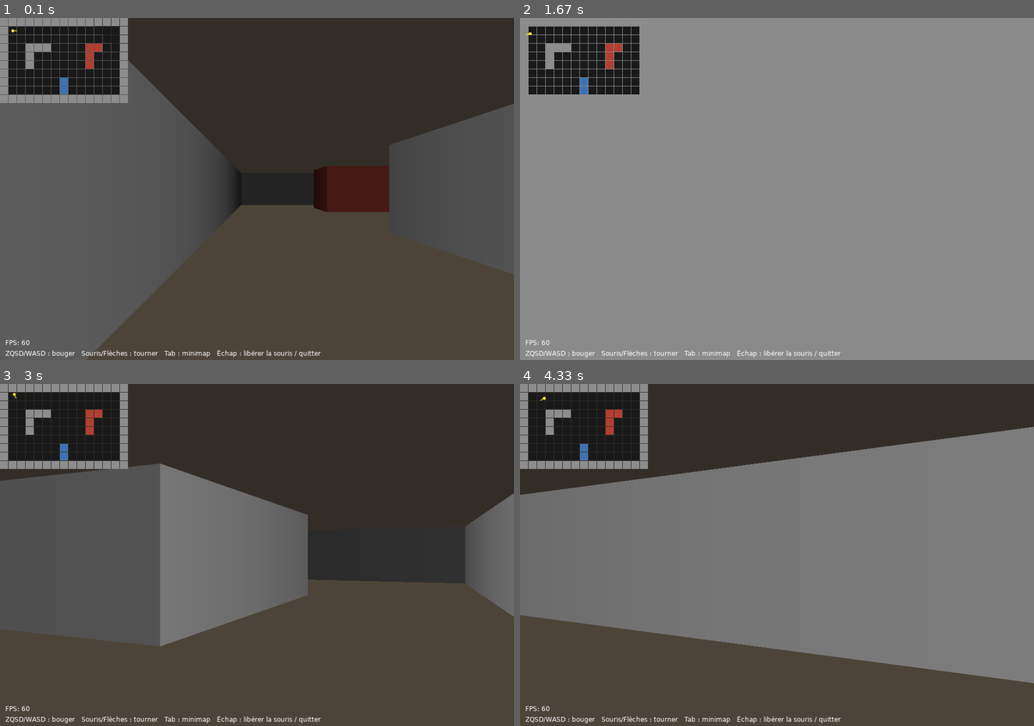
Above: before the commit, frames 1-4 (two rows, left to right).
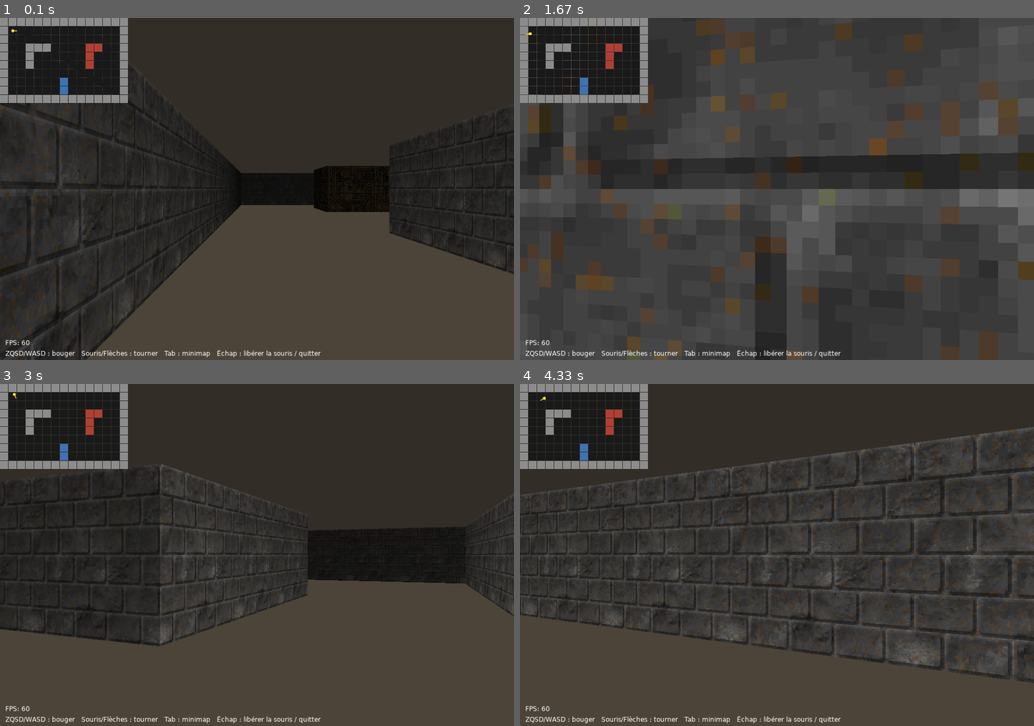
Above: after the commit, the same moments.

Repository: tristan-reig/doom-like
Game: LÖVE game, started from main.lua
Two runs of this game, one before a commit and one after it. Both use one fixed random seed, a clock stepped at 60 frames per second and the inputs below.
Inputs (mouse positions are in pixels of both pictures, inside the frame that each line leads up to):
- Up to frame 1 (0.1 s): no input
- Up to frame 2 (1.67 s): hold Right 0.33-0.8 s; move the mouse to (756, 202) at 0.37 s; hold Up 0.83-1.13 s; move the mouse to (941, 178) at 0.87 s; hold Right 1.17-1.63 s; move the mouse to (653, 192) at 1.2 s
- Up to frame 3 (3 s): hold Left 1.67-2.2 s; move the mouse to (97, 503) at 1.7 s; hold Down 2.23-2.53 s; move the mouse to (334, 435) at 2.27 s; hold Left 2.57-2.97 s; move the mouse to (318, 585) at 2.6 s
- Up to frame 4 (4.33 s): hold Up 3-3.37 s; move the mouse to (787, 438) at 3.03 s; hold Right 3.4-4.03 s; move the mouse to (591, 544) at 3.43 s; hold Down from 4.07 s (still down); move the mouse to (782, 589) at 4.1 s

The runs differ from the first frame. In frame 1, 39% of the frame differs, in the area x 0-100%, y 0-100%; in frame 2, 94%; in frame 3, 31%; in frame 4, 55%.

Commit message:
Textures sur les murs

Diff:
--- a/main.lua
+++ b/main.lua
@@ -15,6 +15,7 @@
 
 function love.load()
     player = Player.new(1.5 * Map.tileSize, 1.5 * Map.tileSize, 0)
+    Raycaster.load()
     setMouseCaptured(true)
 end
 
--- a/src/raycaster.lua
+++ b/src/raycaster.lua
@@ -13,11 +13,9 @@
 
     local mapX, mapY = math.floor(posX), math.floor(posY)
 
-    -- Distance que le rayon parcourt pour traverser une case entière en X ou en Y
-    local deltaX= (dirX == 0) and 1e30 or math.abs(1 / dirX)
-    local deltaY= (dirY == 0) and 1e30 or math.abs(1 / dirY)
+    local deltaX = (dirX == 0) and 1e30 or math.abs(1 / dirX)
+    local deltaY = (dirY == 0) and 1e30 or math.abs(1 / dirY)
 
-    -- Sens du pas et distance jusqu'à la première ligne de la grille
     local stepX, stepY, sideX, sideY
     if dirX < 0 then
         stepX = -1
@@ -34,7 +32,6 @@
         sideY = (mapY + 1 - posY) * deltaY
     end
 
-    -- On avance jusqu'à toucher un mur
     local side, tile = 0, 0
     for _ = 1, 100 do
         if sideX < sideY then
@@ -59,7 +56,46 @@
         dist = sideY - deltaY
     end
 
-    return dist * ts, tile, side
+    local wallX
+    if side == 0 then
+        wallX = posY + dist * dirY
+    else
+        wallX = posX + dist * dirX
+    end
+    wallX = wallX - math.floor(wallX)
+
+    -- On retourne la texture sur certaines faces pour qu'elle ne soit pas en miroir
+    if (side == 0 and dirX < 0) or (side == 1 and dirY > 0) then
+        wallX = 1 - wallX
+    end
+
+    return dist * ts, tile, side, wallX
+end
+
+-- Textures des murs
+local textureFiles = {
+    [1] = "assets/textures/brick1.png",
+    [2] = "assets/textures/w94_1.png",
+    [3] = "assets/textures/wall54_1.png",
+    [4] = "assets/textures/rw13_1.png",
+}
+
+-- Pour chaque texture : l'image + un "Quad" par colonne de pixels.
+local textures = {}
+
+function Raycaster.load()
+    for id, path in pairs(textureFiles) do
+        local img = love.graphics.newImage(path)
+        img:setFilter("nearest", "nearest")
+        local tw, th = img:getDimensions()
+
+        local quads = {}
+        for col = 0, tw - 1 do
+            quads[col] = love.graphics.newQuad(col, 0, 1, th, tw, th)
+        end
+
+        textures[id] = { image = img, quads = quads, width = tw, height = th }
+    end
 end
 
 -- Dessine la vue 3D
@@ -79,7 +115,7 @@
         local offset = math.atan((x - halfW) / projDist)
         local rayAngle = player.angle + offset
 
-        local dist, tile, side = Raycaster.castRay(player.x, player.y, rayAngle)
+        local dist, tile, side, wallX = Raycaster.castRay(player.x, player.y, rayAngle)
 
         -- Correction de l'effet "fish-eye"
         local perpDist = dist * math.cos(offset)
@@ -88,13 +124,24 @@
         -- Plus le mur est loin, plus il est petit
         local wallH = Map.tileSize * projDist / perpDist
 
-        -- Couleur du mur, assombrie selon le côté et la distance
-        local c = Map.colors[tile] or {1, 1, 1}
+        local top = halfH - wallH / 2
+
         local shade = (side == 1) and 0.7 or 1.0
         shade = shade * math.max(0.25, 1 - perpDist / 900)
-        love.graphics.setColor(c[1] * shade, c[2] * shade, c[3] * shade)
 
-        love.graphics.rectangle("fill", x, halfH - wallH / 2, 1, wallH)
+        local tex = textures[tile]
+        if tex then
+            local texCol = math.floor(wallX * tex.width)
+            if texCol >= tex.width then texCol = tex.width - 1 end
+
+            love.graphics.setColor(shade, shade, shade)
+            love.graphics.draw(tex.image, tex.quads[texCol], x, top, 0, 1, wallH / tex.height)
+        else
+            -- Pas de texture pour ce type de mur : couleur unie comme avant
+            local c = Map.colors[tile] or {1, 1, 1}
+            love.graphics.setColor(c[1] * shade, c[2] * shade, c[3] * shade)
+            love.graphics.rectangle("fill", x, top, 1, wallH)
+        end
     end
 end
 
